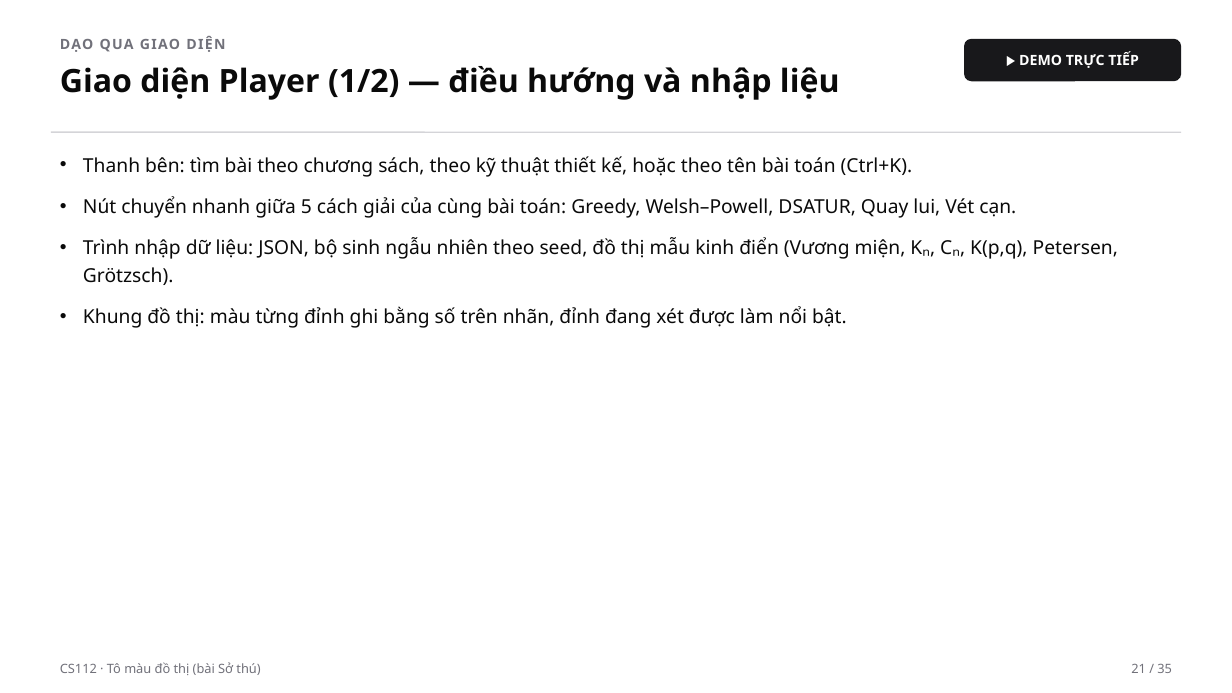
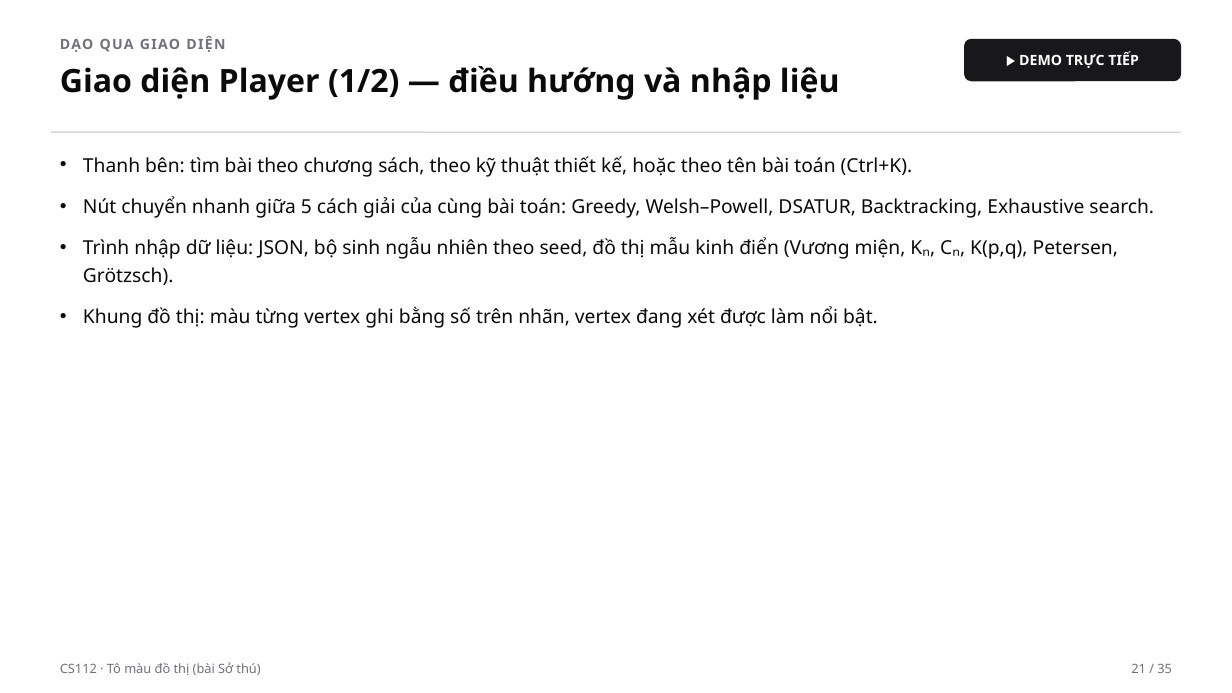
Before and after one commit to tkhieu/algorithm-visualizer, a slide deck: slide 21 of presentation/algorithm-visualizer-video.pptx. Drawn at 1232x693 pixels with LibreOffice and Linux fonts; fonts in the diff are those of the drawing. Boxes give left, top, right and bottom in pixels: in the first picture for what was removed or moved away, otherwise in the second. Text is boxed around its words. In the diff, an @@ line names an element or a change of style, - is before the commit and + after.

```diff
--- a/presentation/algorithm-visualizer-video.pptx
+++ b/presentation/algorithm-visualizer-video.pptx
@@ text at bbox=[83, 196, 1154, 218]: text changed @@
-• Nút chuyển nhanh giữa 5 cách giải của cùng bài toán: Greedy, Welsh–Powell, DSATUR, Quay lui, Vét cạn.
+• Nút chuyển nhanh giữa 5 cách giải của cùng bài toán: Greedy, Welsh–Powell, DSATUR, Backtracking, Exhaustive search.
@@ text at bbox=[83, 306, 878, 328]: text changed @@
-• Khung đồ thị: màu từng đỉnh ghi bằng số trên nhãn, đỉnh đang xét được làm nổi bật.
+• Khung đồ thị: màu từng vertex ghi bằng số trên nhãn, vertex đang xét được làm nổi bật.
```
Also in this commit, not shown: 25 other slides changed, 3 other files.
